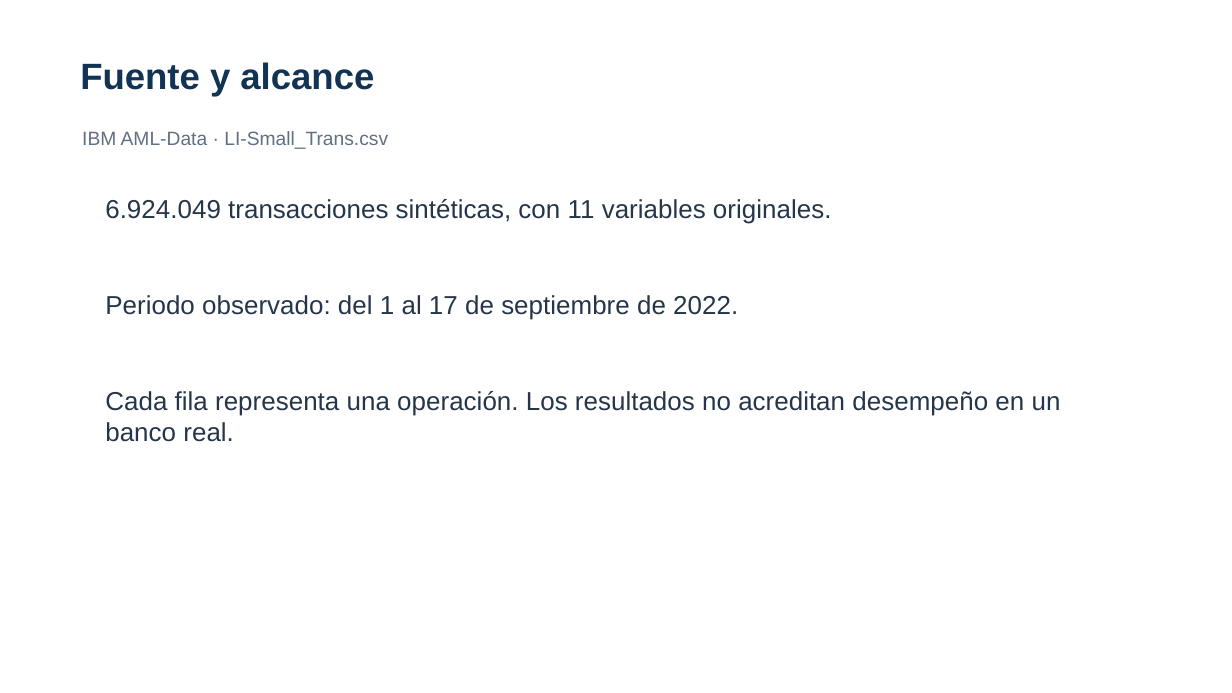
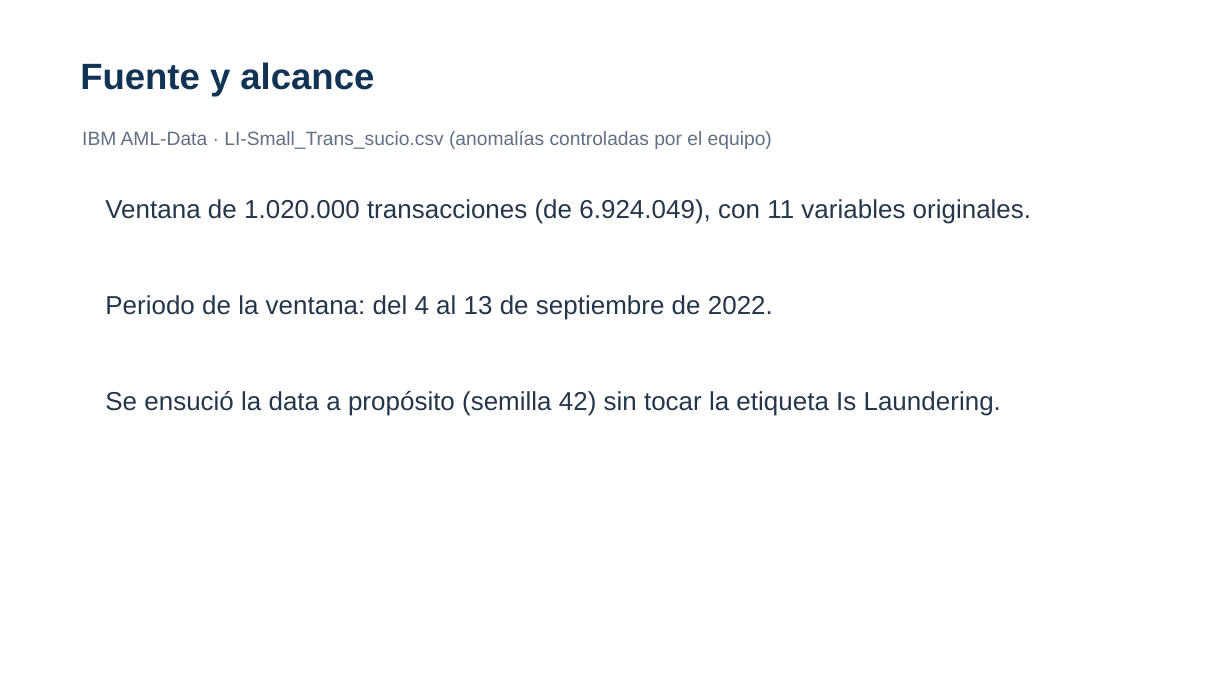
Before and after one commit to glender222/DataMining, a slide deck: slide 3 of informes/Presentacion_proyecto_borrador_v2.pptx. Drawn at 1232x693 pixels with LibreOffice and Linux fonts; fonts in the diff are those of the drawing. Boxes give left, top, right and bottom in pixels: in the first picture for what was removed or moved away, otherwise in the second. Text is boxed around its words. In the diff, an @@ line names an element or a change of style, - is before the commit and + after.

Commit message:
Actualizar presentación con los números de la data sucia
Diapositivas 3-9: ventana de 1.020.000 filas, 704 positivas (0,069 %),
medios de pago del dataset en proceso, calidad, variables nuevas y
dataset final de 946.201 x 12, alineados con el notebook y el informe.

```diff
--- a/informes/Presentacion_proyecto_borrador_v2.pptx
+++ b/informes/Presentacion_proyecto_borrador_v2.pptx
@@ text at [82, 131, 772, 149]: text changed @@
-IBM AML-Data · LI-Small_Trans.csv
+IBM AML-Data · LI-Small_Trans_sucio.csv (anomalías controladas por el equipo)
@@ text at [105, 199, 1031, 224]: text changed @@
-6.924.049 transacciones sintéticas, con 11 variables originales.
+Ventana de 1.020.000 transacciones (de 6.924.049), con 11 variables originales.
@@ text at [105, 295, 773, 320]: text changed @@
-Periodo observado: del 1 al 17 de septiembre de 2022.
+Periodo de la ventana: del 4 al 13 de septiembre de 2022.
@@ text at [105, 391, 1001, 416]: text changed @@
-Cada fila representa una operación. Los resultados no acreditan desempeño en un banco real.
+Se ensució la data a propósito (semilla 42) sin tocar la etiqueta Is Laundering.
```
Also in this commit, not shown: 6 other slides changed.
